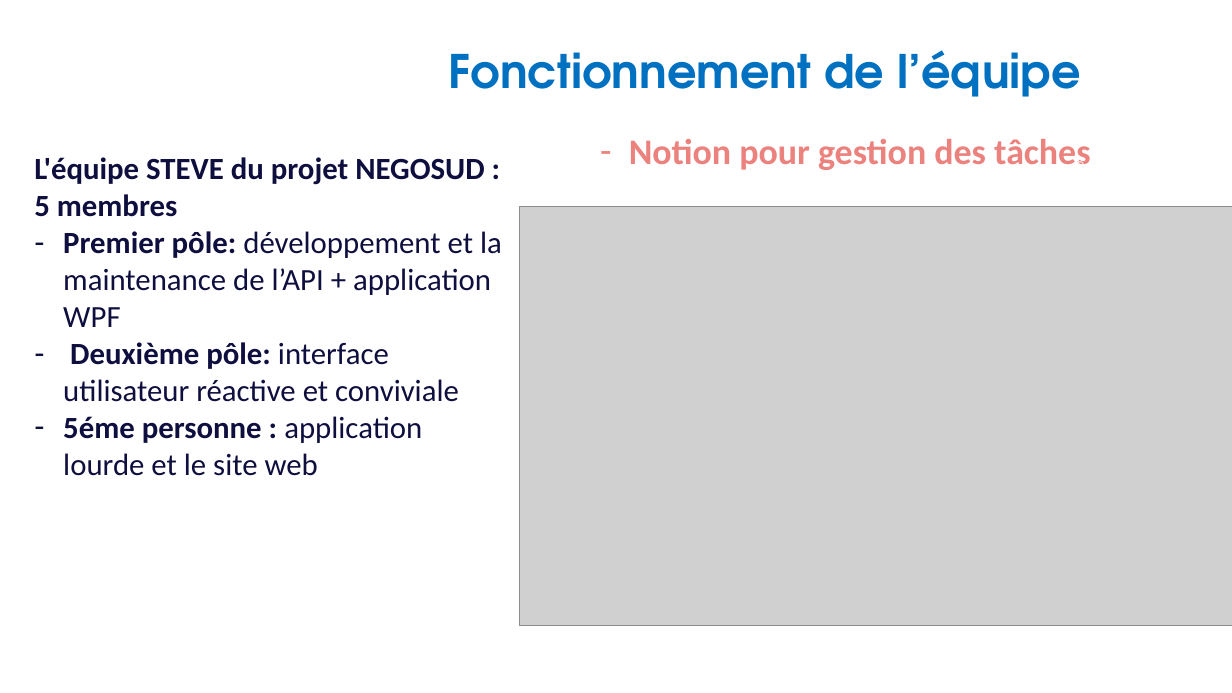
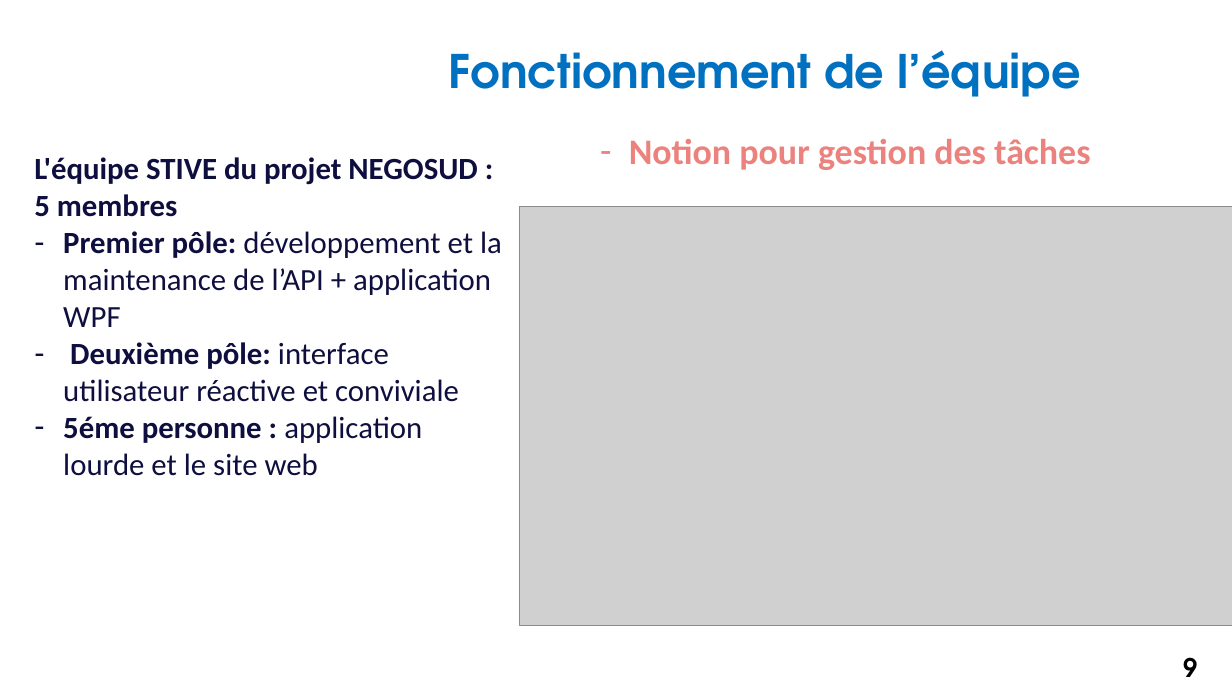
Before and after one commit to Bloc4CESI/Negosud, a slide deck: slide 9 of annexes/PrésentationNegosud.pptm (slide 5 before the commit). Drawn at 1232x693 pixels with LibreOffice and Linux fonts; fonts in the diff are those of the drawing; grey boxes stand for pictures; background and template pictures are left out. Boxes give left, top, right and bottom in pixels: in the first picture for what was removed or moved away, otherwise in the second. Text is boxed around its words. In the diff, an @@ line names an element or a change of style, - is before the commit and + after.

```diff
--- a/annexes/PrésentationNegosud.pptm
+++ b/annexes/PrésentationNegosud.pptm
@@ text at (34, 157, 477, 217): text changed @@
-L'équipe STEVE du projet NEGOSUD : 5 membres
+L'équipe STIVE du projet NEGOSUD : 5 membres
@@ page number added at (1183, 657, 1197, 677), 20 pt, text #000000, bold @@
+9
```
Also in this commit, not shown: 13 other slides changed, 1 slide added, 7 other files.
